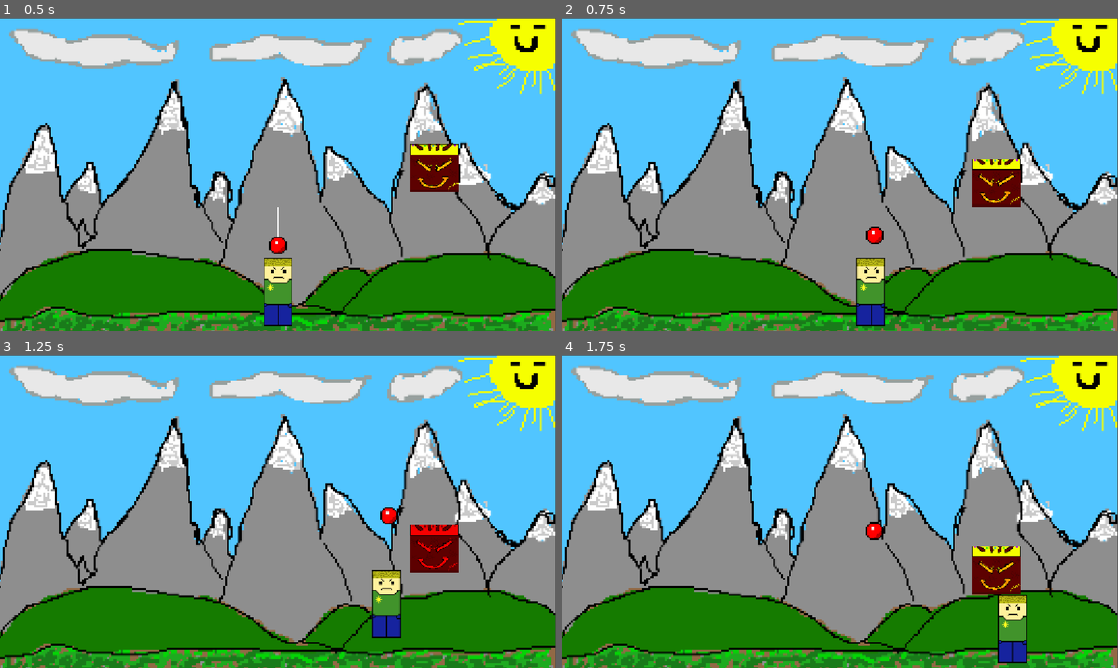
Above: before the commit, frames 1-4 (two rows, left to right).
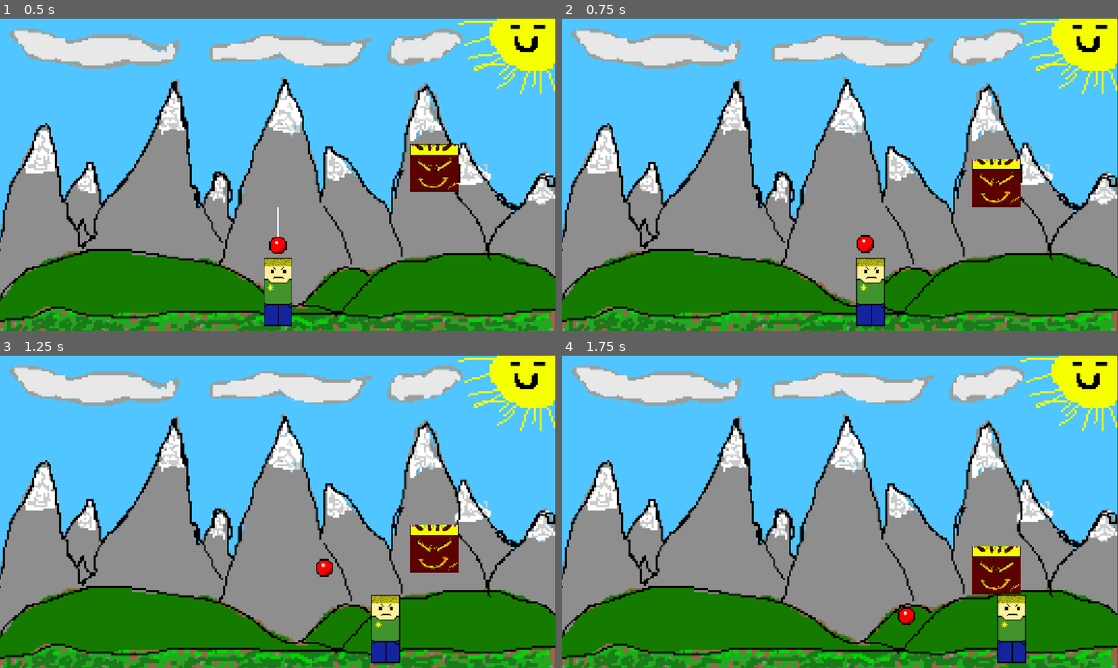
Above: after the commit, the same moments.

Repository: Laserionyx/JocConcurs
Game: Godot game, scene res://joc.tscn
The game is run twice, just before and just after one commit, with the same random seed, the same clock (stepped at 60 frames per second) and the same inputs.
Inputs (mouse positions are in pixels of both pictures, inside the frame that each line leads up to):
- Up to frame 1 (0.5 s): no input
- Up to frame 2 (0.75 s): move the mouse to (962, 158) at 0.52 s; hold D from 0.53 s (still down); click (962, 158) at 0.67 s
- Up to frame 3 (1.25 s): keep holding D; tap Space at 0.77 s
- Up to frame 4 (1.75 s): keep holding D; move the mouse to (728, 527) at 1.27 s; tap Space at 1.52 s

Frame 1 is identical in both runs. In frame 2, 0.3% of the frame differs, in the area x 53-58%, y 66-76%; in frame 3, 2.2%, in the area x 56-83%, y 48-99%; in frame 4, 0.5%.

Commit message:
Update global.gd

Diff:
--- a/joc-concurs/global.gd
+++ b/joc-concurs/global.gd
@@ -1,6 +1,6 @@
 extends Node
 
-var putere_minge = 650.0
+var putere_minge = 120.0
 var damage_minge = 1
 var max_bouncuri = 3
 var viata_maxima_jucator = 2
